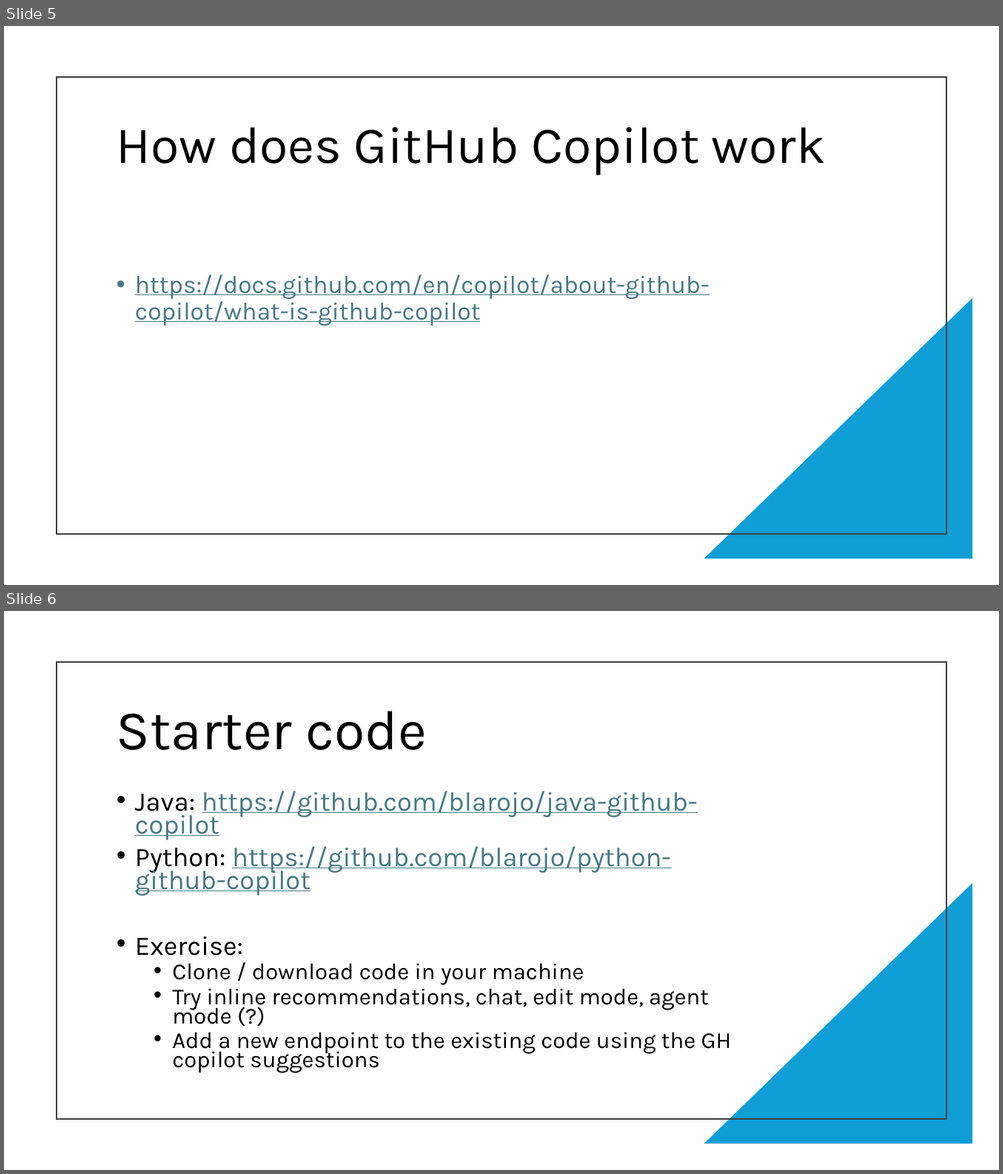
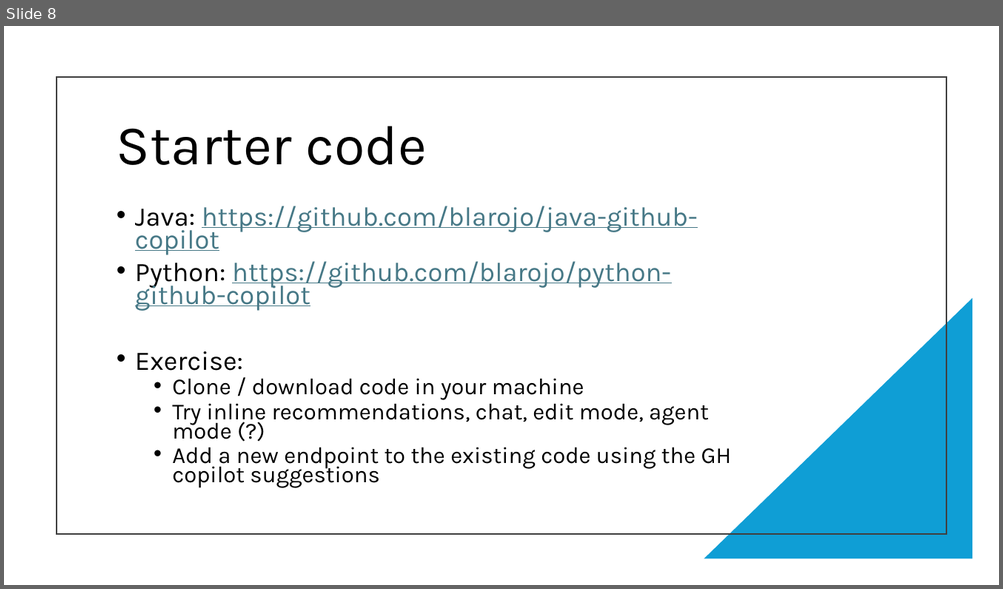
Before and after one commit to blarojo/code-dojo, a slide deck: Code Dojo - GitHub copilot.pptx. Shown one above the other, each under a label of ours: slides 5 and 6 before the commit, slide 8 after it. The pictures are 1003x1174 and 1003x589 pixels, drawn with LibreOffice and Linux fonts; fonts in the diff are those of the drawing. Boxes give left, top, right and bottom in pixels: in the first picture for what was removed or moved away, otherwise in the second. Text is boxed around its words. In the diff, an @@ line names an element or a change of style, - is before the commit and + after.

```diff
--- a/Code Dojo - GitHub copilot.pptx
+++ b/Code Dojo - GitHub copilot.pptx
@@ slide 5 removed at bbox=[4, 26, 999, 585], background #FFFFFF @@
@@ rectangle removed at bbox=[57, 77, 946, 534] @@
@@ title removed at bbox=[116, 127, 825, 175] @@
-How does GitHub Copilot work
@@ text removed at bbox=[135, 275, 709, 326] @@
-• https://docs.github.com/en/copilot/about-github-copilot/what-is-github-copilot
@@ right triangle removed at bbox=[704, 298, 973, 560] @@
@@ what was slide 6 is now slide 8 @@
```
Also in this commit, not shown: 1 slide changed, 3 slides added.
